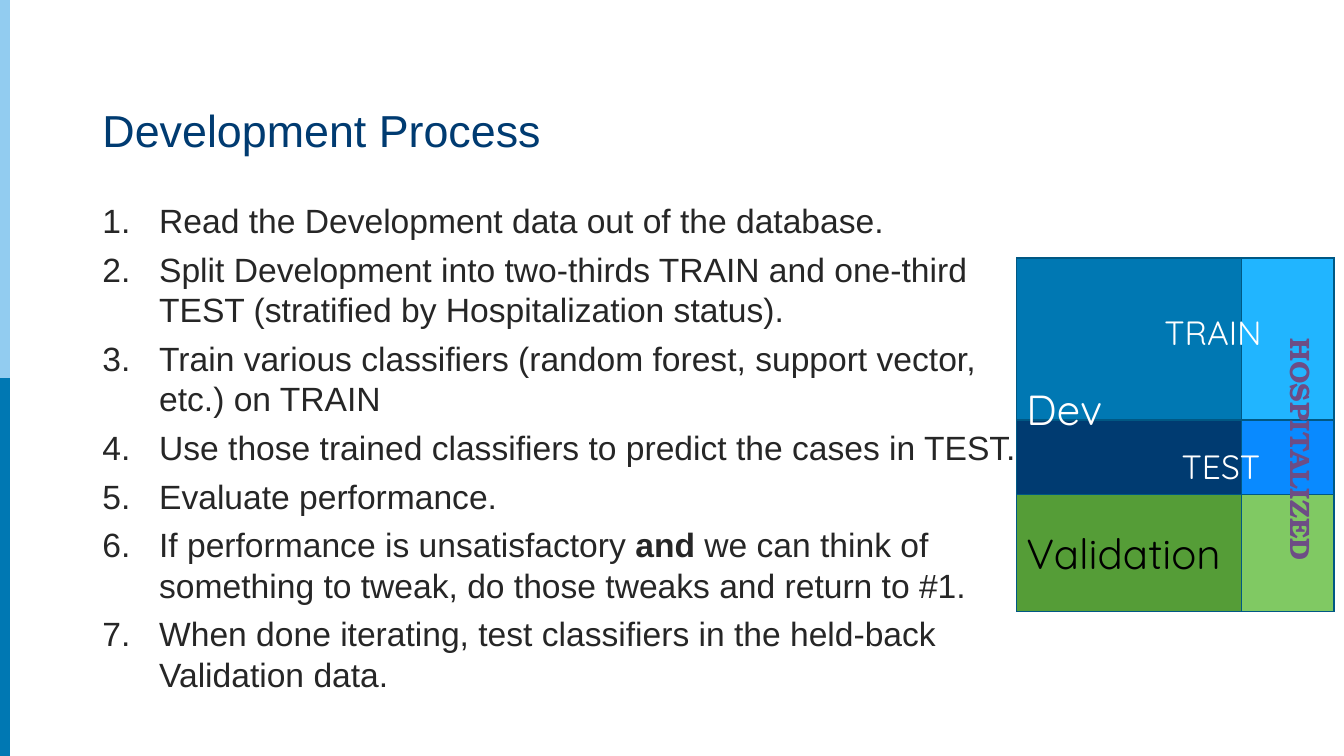
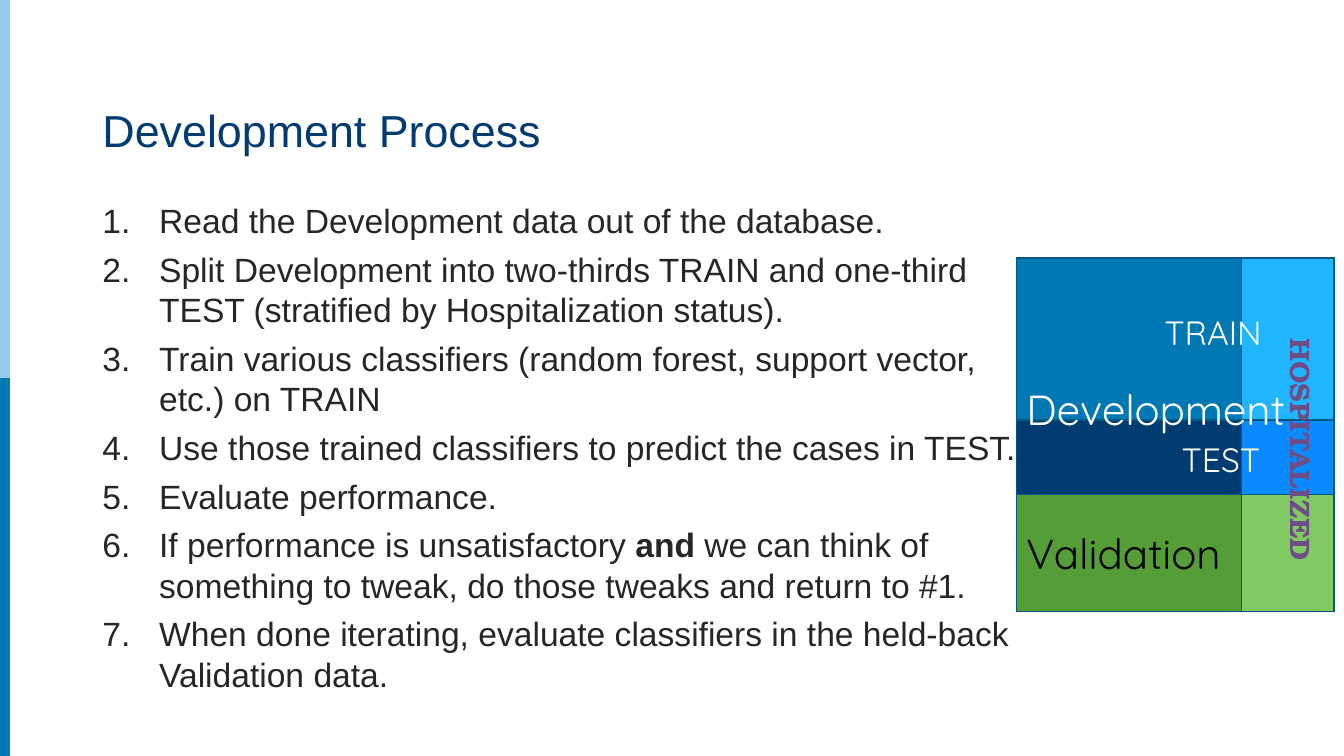
Before and after one commit to rpardee/hcsrn_2019, a slide deck: slide 10 of analytics_for_hmos.pptx. Drawn at 1344x756 pixels with LibreOffice and Linux fonts; fonts in the diff are those of the drawing. Boxes give left, top, right and bottom in pixels: in the first picture for what was removed or moved away, otherwise in the second. Text is boxed around its words. In the diff, an @@ line names an element or a change of style, - is before the commit and + after.

```diff
--- a/analytics_for_hmos.pptx
+++ b/analytics_for_hmos.pptx
@@ text at bbox=[1026, 381, 1285, 435]: text changed @@
-Dev
+Development
@@ text "TEST": place and size @@
-text "TEST" at bbox=[1182, 445, 1261, 489]
+text "TEST" at bbox=[1182, 438, 1261, 482]
@@ text at bbox=[159, 621, 1009, 688]: text changed @@
-7. When done iterating, test classifiers in the held-back Validation data.
+7. When done iterating, evaluate classifiers in the held-back Validation data.
```
Also in this commit, not shown: 6 other slides changed, 1 slide removed.
